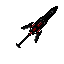
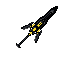
Layered file, before and after one edit (64 × 64). Changes by layer:
painted on "Calque" over 29, 22, 42, 35
hid "Calque #6" over 17, 11, 51, 47
added layer "Calque #9" (overlay, 99%) above "Calque #4" over 18, 7, 57, 45
"Calque #4": opacity 99% → 67% over 18, 7, 57, 45
hid "Calque #5" over 17, 10, 54, 47
